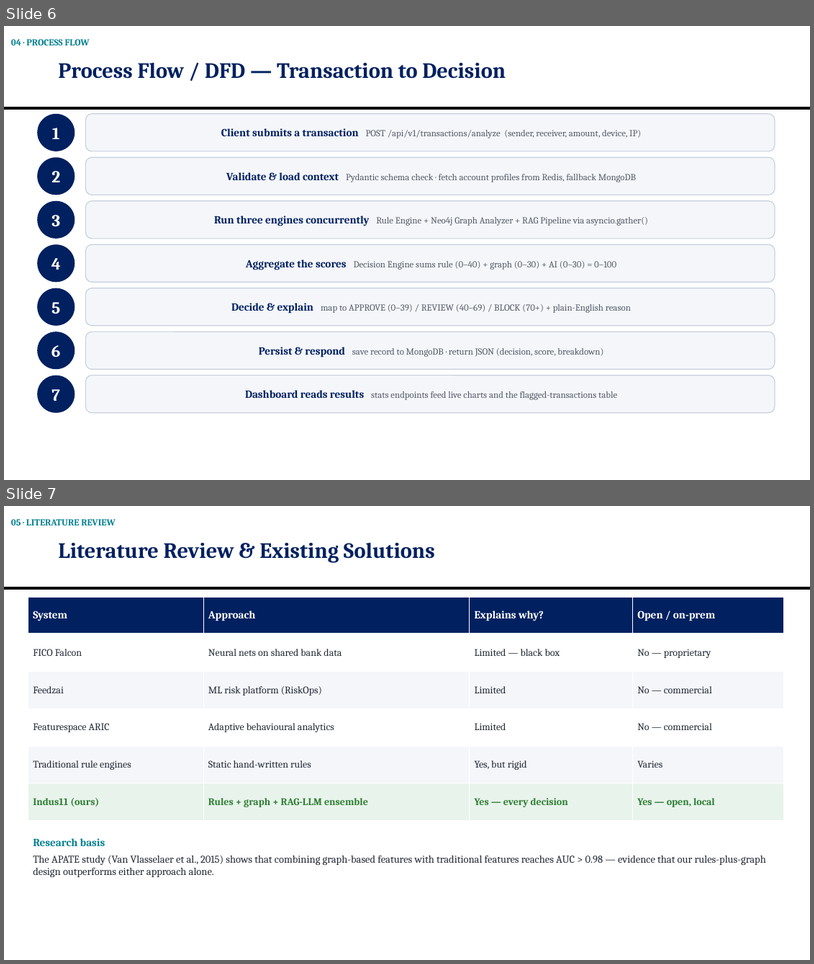
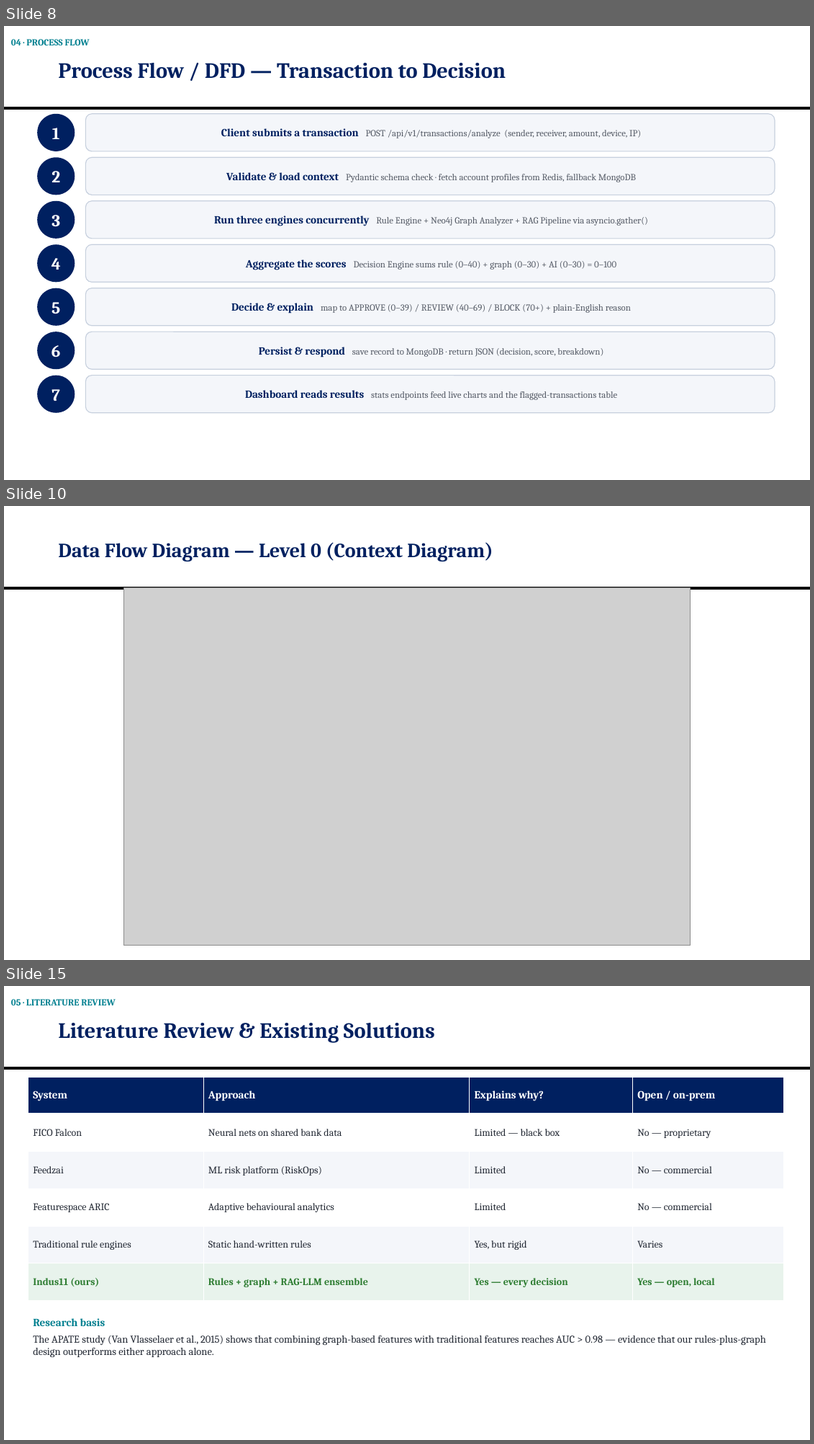
Before and after one commit to OMJOSHI15/indus11, a slide deck: docs/Indus11-Review2.pptx. Shown one above the other, each under a label of ours: slides 6 and 7 before the commit, slides 8, 10 and 15 after it; the slides between them are not shown. The pictures are 814x964 and 814x1444 pixels, drawn with LibreOffice and Linux fonts; fonts in the diff are those of the drawing; grey boxes stand for pictures. Boxes give left, top, right and bottom in pixels: in the first picture for what was removed or moved away, otherwise in the second. Text is boxed around its words. In the diff, an @@ line names an element or a change of style, - is before the commit and + after.

```diff
--- a/docs/Indus11-Review2.pptx
+++ b/docs/Indus11-Review2.pptx
@@ slide 10 added at [4,506,810,960], background #FFFFFF; not listed: 1 template element that a slide beside it also shows @@
@@ title added at [58,542,493,561], 24 pt, text #002060, bold @@
+Data Flow Diagram — Level 0 (Context Diagram)
@@ picture added at [124,587,691,944] @@
@@ what was slide 6 is now slide 8 @@
@@ what was slide 7 is now slide 15 @@
```
Also in this commit, not shown: 7 other slides added, 1 other file.
